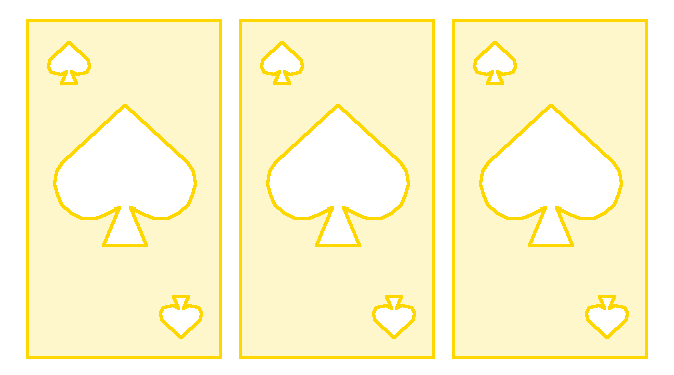
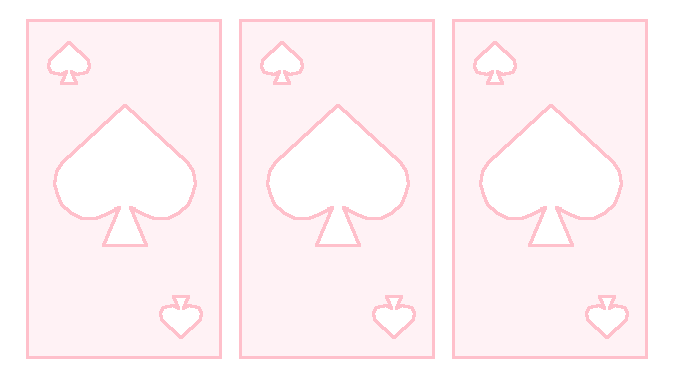
Comparing the layer stacks of the two 674×375 images. Changes:
pixels changed over [left=26, top=19, right=648, bottom=359] (layer not identified)
